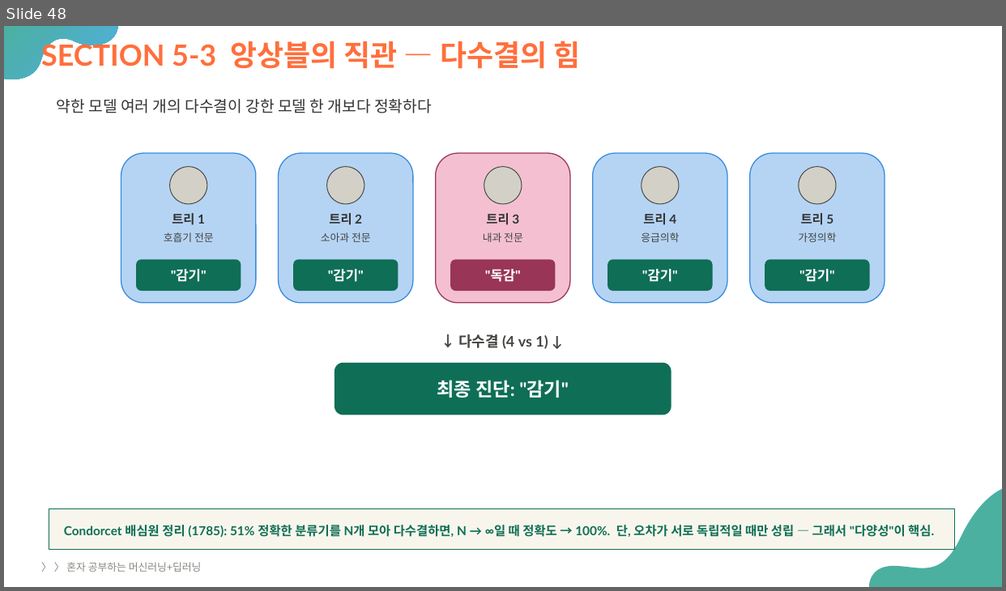
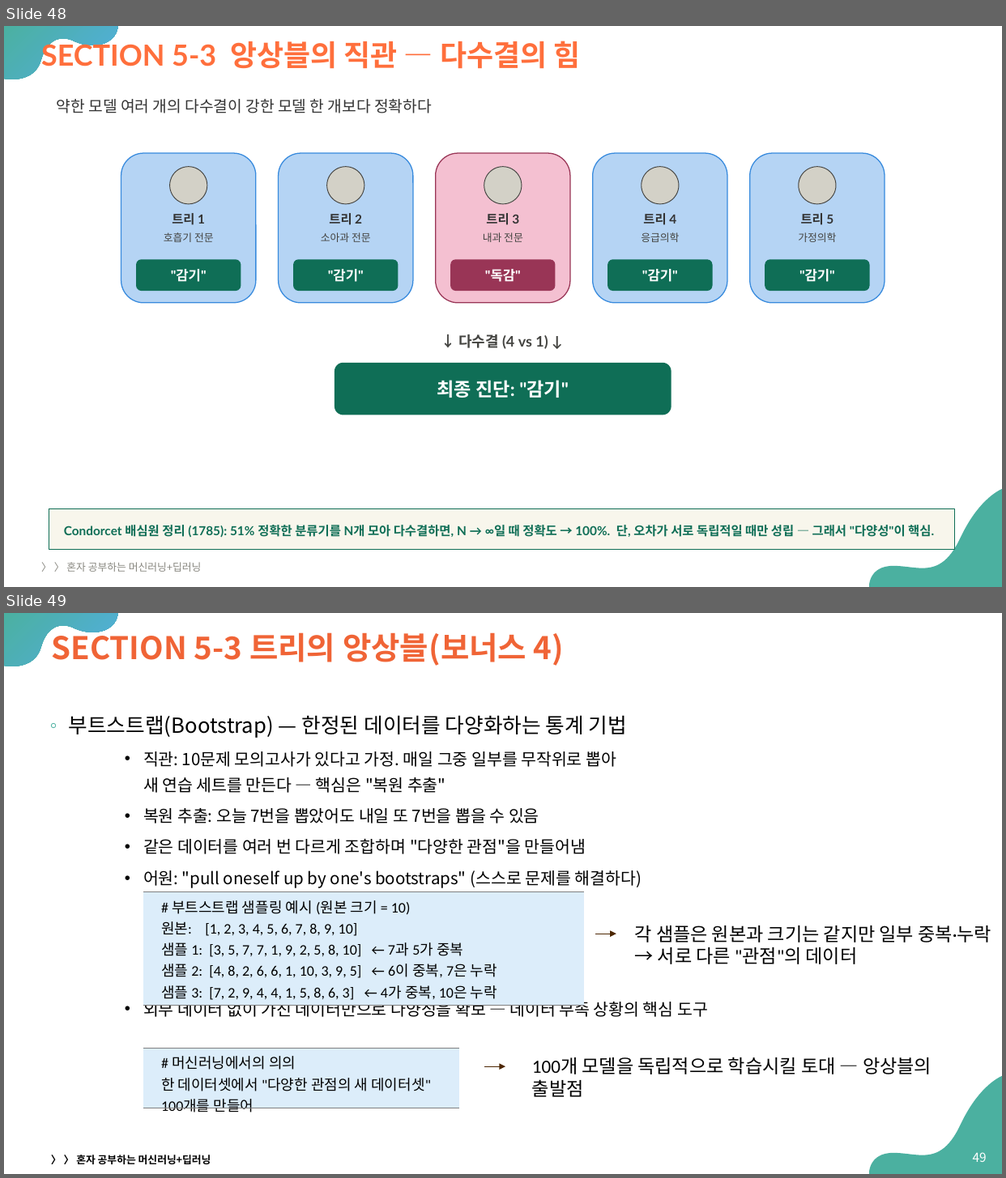
Before and after one commit to Sangdon-Park/Sangdon-Park.github.io, a slide deck: data/인공지능/05_트리_알고리즘.pptx. Shown one above the other, each under a label of ours: slide 48 before the commit, slides 48 and 49 after it. The pictures are 1006x591 and 1006x1178 pixels, drawn with LibreOffice and Linux fonts; fonts in the diff are those of the drawing. Boxes give left, top, right and bottom in pixels: in the first picture for what was removed or moved away, otherwise in the second. Text is boxed around its words. In the diff, an @@ line names an element or a change of style, - is before the commit and + after.

```diff
--- a/data/인공지능/05_트리_알고리즘.pptx
+++ b/data/인공지능/05_트리_알고리즘.pptx
@@ slide 49 added at <box>4,613,1002,1174</box>, background #FFFFFF; not listed: 2 template elements that a slide beside it also shows @@
@@ title added at <box>51,628,564,666</box>, 30 pt, text #F06436, bold @@
+SECTION 5-3 트리의 앙상블(보너스 4)
@@ text added at <box>69,715,708,1017</box>, 16 pt, text #000000 @@
+◦ 부트스트랩(Bootstrap) — 한정된 데이터를 다양화하는 통계 기법
+    • 직관: 10문제 모의고사가 있다고 가정. 매일 그중 일부를 무작위로 뽑아
+      새 연습 세트를 만든다 — 핵심은 "복원 추출"
+    • 복원 추출: 오늘 7번을 뽑았어도 내일 또 7번을 뽑을 수 있음
+    • 같은 데이터를 여러 번 다르게 조합하며 "다양한 관점"을 만들어냄
+    • 어원: "pull oneself up by one's bootstraps" (스스로 문제를 해결하다)
+    • 외부 데이터 없이 가진 데이터만으로 다양성을 확보 — 데이터 부족 상황의 핵심 도구
@@ table added at <box>143,892,584,1138</box>, 1 rows, 1 columns @@
+# 부트스트랩 샘플링 예시 (원본 크기 = 10) / 원본: [1, 2, 3, 4, 5, 6, 7, 8, 9, 10] / 샘플 1: [3, 5, 7, 7, 1, 9, 2, 5, 8, 10] ← 7과 5가 중복 / 샘플 2: [4, 8, 2, 6, 6, 1, 10, 3, 9, 5] ← 6이 중복, 7은 누락 / 샘플 3: [7, 2, 9, 4, 4, 1, 5, 8, 6, 3] ← 4가 중복, 10은 누락
@@ text added at <box>635,926,991,965</box>, 18 pt, text #000000 @@
+각 샘플은 원본과 크기는 같지만 일부 중복·누락 → 서로 다른 "관점"의 데이터
@@ arrow added from (595, 934) to (616, 934), #4D2702 0.75 pt @@
@@ table added at <box>143,1049,459,1174</box>, 1 rows, 1 columns @@
+# 머신러닝에서의 의의 / 한 데이터셋에서 "다양한 관점의 새 데이터셋" 100개를 만들어
@@ arrow added from (484, 1067) to (505, 1067), #4D2702 0.75 pt @@
@@ text added at <box>532,1057,931,1097</box>, 18 pt, text #000000 @@
+100개 모델을 독립적으로 학습시킬 토대 — 앙상블의 출발점
@@ text added at <box>51,1155,211,1165</box>, 10 pt, text #000000, bold @@
+〉 〉 혼자 공부하는 머신러닝+딥러닝
@@ page number added at <box>973,1152,987,1162</box>, 12 pt, text #FFFFFF @@
+49
```
Also in this commit, not shown: 11 other slides added, 1 other file.
